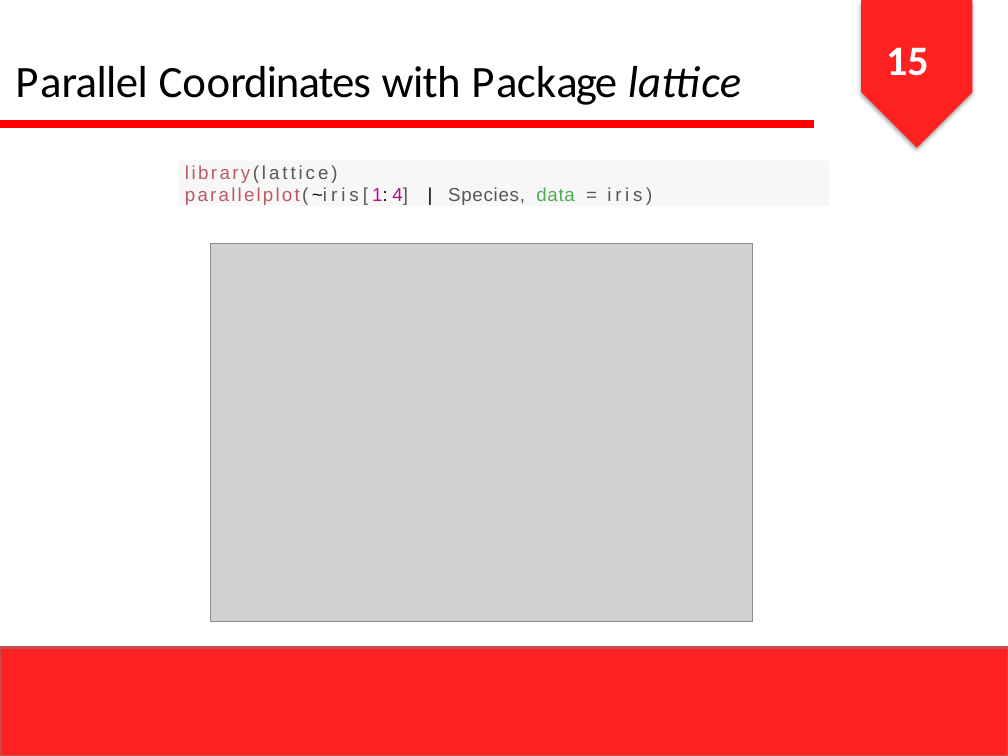
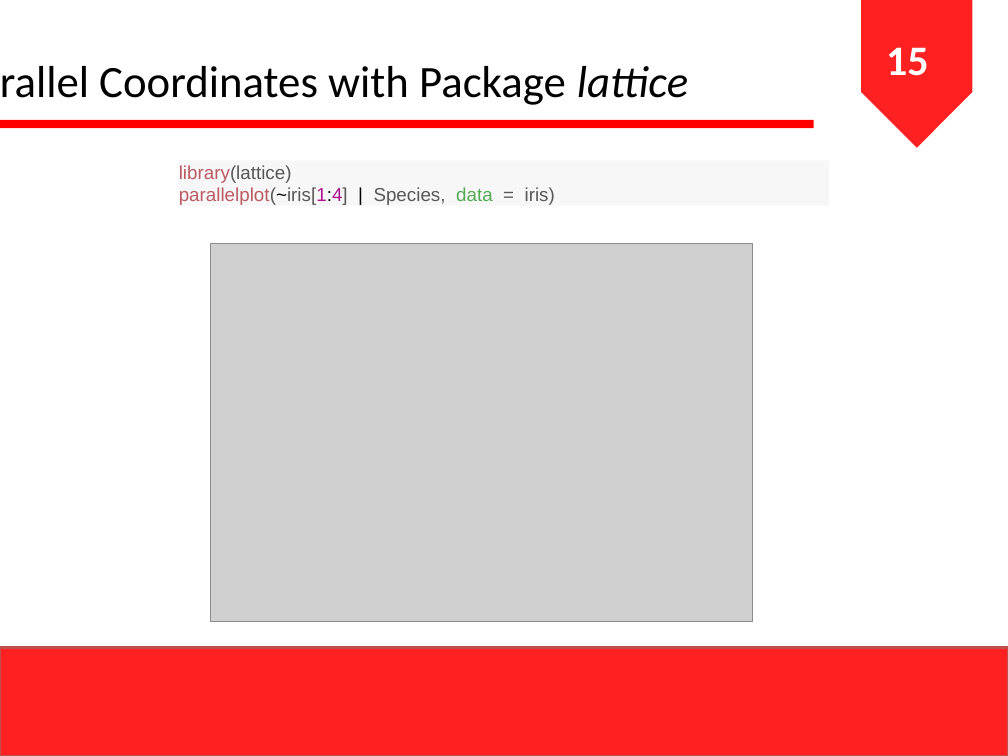
Before and after one commit to ihsanarifr/TugasKuliah, a slide deck: slide 16 of CodeDatamining/prak4/Slide Praktikum 4.pptx. Drawn at 1008x756 pixels with LibreOffice and Linux fonts; fonts in the diff are those of the drawing; grey boxes stand for pictures. Boxes give left, top, right and bottom in pixels: in the first picture for what was removed or moved away, otherwise in the second. Text is boxed around its words. In the diff, an @@ line names an element or a change of style, - is before the commit and + after.

```diff
--- a/CodeDatamining/prak4/Slide Praktikum 4.pptx
+++ b/CodeDatamining/prak4/Slide Praktikum 4.pptx
@@ pentagon arrow at <box>861,0,972,148</box>: shadow off; proportions changed @@
@@ title removed at <box>15,66,741,105</box> @@
-Parallel Coordinates with Package lattice
@@ text added at <box>99,66,688,105</box>, 32 pt, text #000000 @@
+Parallel Coordinates with Package lattice
@@ rectangle "library(lattice)" at <box>178,160,829,206</box>: letter spacing 1.7 to 0 pt, letter spacing 2.1 to 0 pt in "library(lattice)"; letter spacing 1.6 to 0 pt, letter spacing 2.5 to 0 pt, letter spacing 2.8 to 0 pt, letter spacing -0.5 to 0 pt, letter spacing 3.3 to 0 pt in "parallelplot(~iris[1:4]"; letter spacing -0.9 to 0 pt in "parallelplot(~iris[1:4] ="; letter spacing 3.5 to 0 pt in "|"; letter spacing 0.5 to 0 pt in "Species, data"; letter spacing 2.6 to 0 pt in "iris)"; indent changed @@
```
Also in this commit, not shown: 18 other slides changed, 18 other files.
